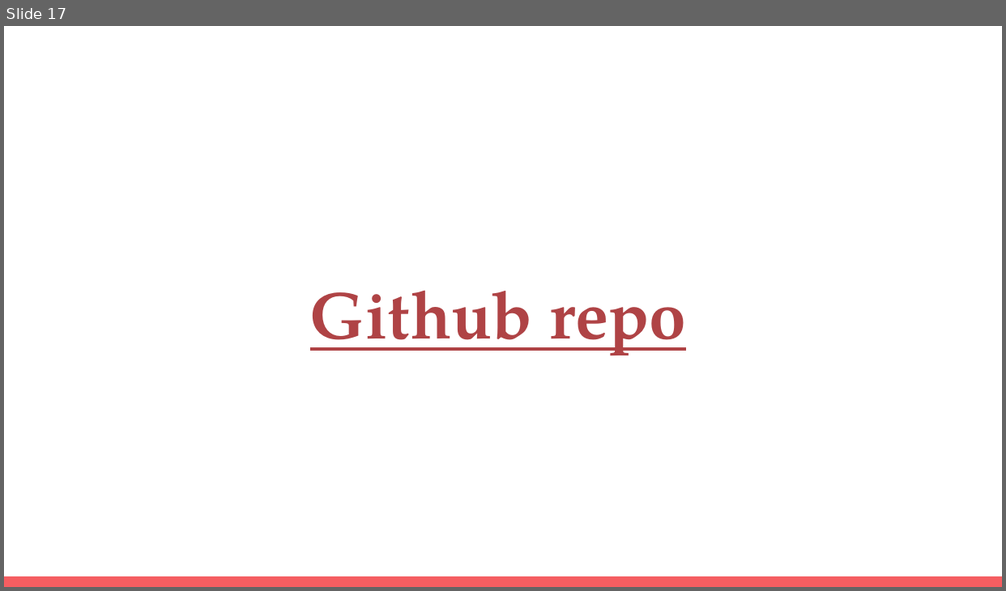
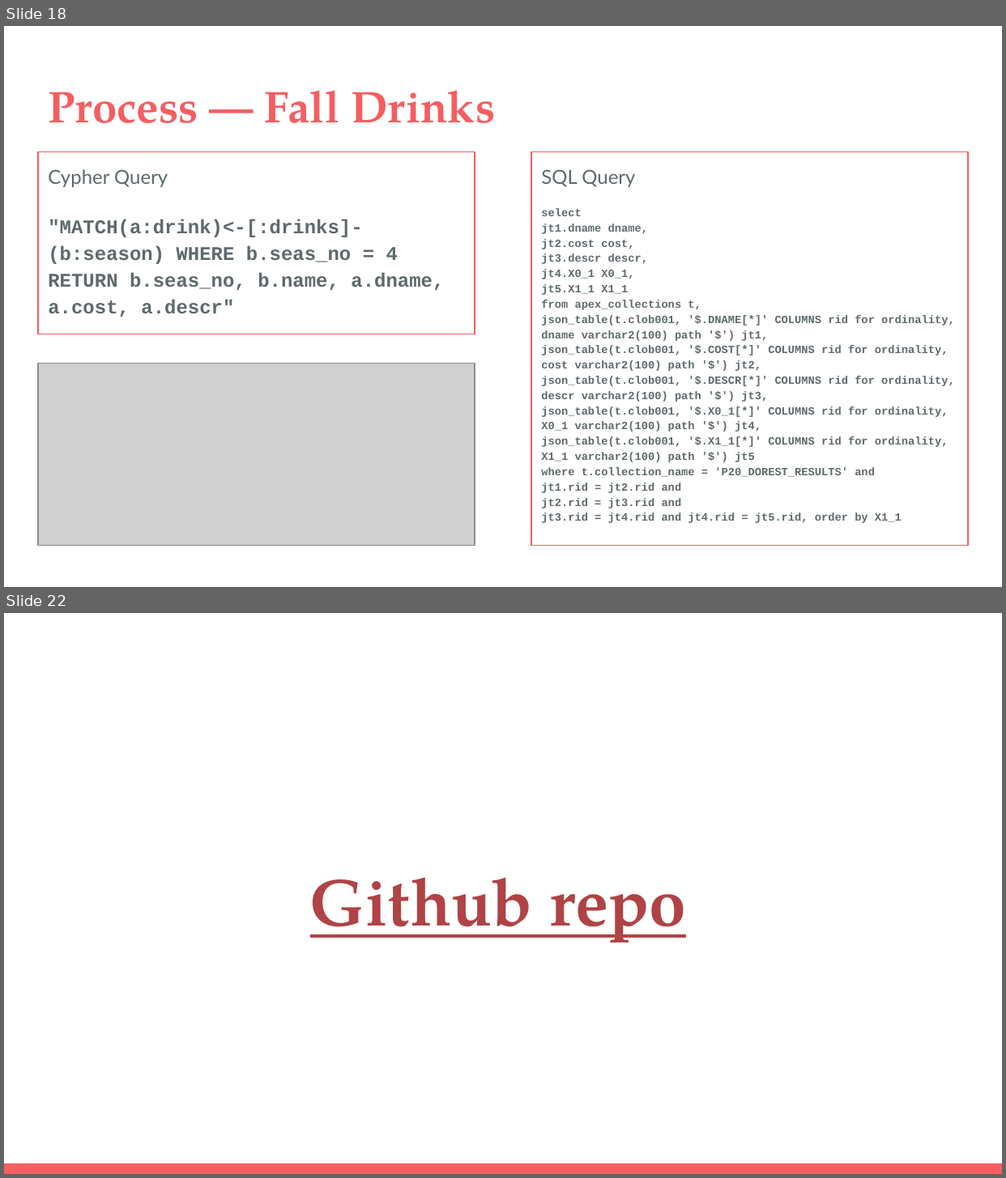
Before and after one commit to michelle-lawrence/ARL_RFE_Application, a slide deck: CS347 Final Project.pptx. Shown one above the other, each under a label of ours: slide 17 before the commit, slides 18 and 22 after it; the slides between them are not shown. The pictures are 1006x591 and 1006x1178 pixels, drawn with LibreOffice and Linux fonts; fonts in the diff are those of the drawing; grey boxes stand for pictures. Boxes give left, top, right and bottom in pixels: in the first picture for what was removed or moved away, otherwise in the second. Text is boxed around its words. In the diff, an @@ line names an element or a change of style, - is before the commit and + after.

```diff
--- a/CS347 Final Project.pptx
+++ b/CS347 Final Project.pptx
@@ slide 18 added at bbox=[4, 26, 1002, 587], background #FFFFFF @@
@@ title added at bbox=[48, 90, 495, 123], 32 pt, text #F55E61, bold @@
+Process — Fall Drinks
@@ text added at bbox=[38, 152, 474, 335], outline #F55E61 0.75 pt, 14 pt, text #5E696C, bold @@
+Cypher Query
+"MATCH(a:drink)<-[:drinks]-(b:season) WHERE b.seas_no = 4 RETURN b.seas_no, b.name, a.dname, a.cost, a.descr"
@@ text added at bbox=[530, 152, 967, 546], outline #F55E61 0.75 pt, 8 pt, text #5E696C, bold @@
+SQL Query
+select
+jt1.dname dname,
+jt2.cost cost,
+jt3.descr descr,
+jt4.X0_1 X0_1,
+jt5.X1_1 X1_1
+from apex_collections t,
+json_table(t.clob001, '$.DNAME[*]' COLUMNS rid for ordinality, dname varchar2(100) path '$') jt1,
+json_table(t.clob001, '$.COST[*]' COLUMNS rid for ordinality, cost varchar2(100) path '$') jt2,
+json_table(t.clob001, '$.DESCR[*]' COLUMNS rid for ordinality, descr varchar2(100) path '$') jt3,
+json_table(t.clob001, '$.X0_1[*]' COLUMNS rid for ordinality, X0_1 varchar2(100) path '$') jt4,
+json_table(t.clob001, '$.X1_1[*]' COLUMNS rid for ordinality, X1_1 varchar2(100) path '$') jt5
+where t.collection_name = 'P20_DOREST_RESULTS' and
+jt1.rid = jt2.rid and
+jt2.rid = jt3.rid and
+jt3.rid = jt4.rid and jt4.rid = jt5.rid, order by X1_1
@@ picture added at bbox=[38, 363, 474, 546] @@
@@ what was slide 17 is now slide 22 @@
```
Also in this commit, not shown: 4 slides changed, 4 other slides added.
